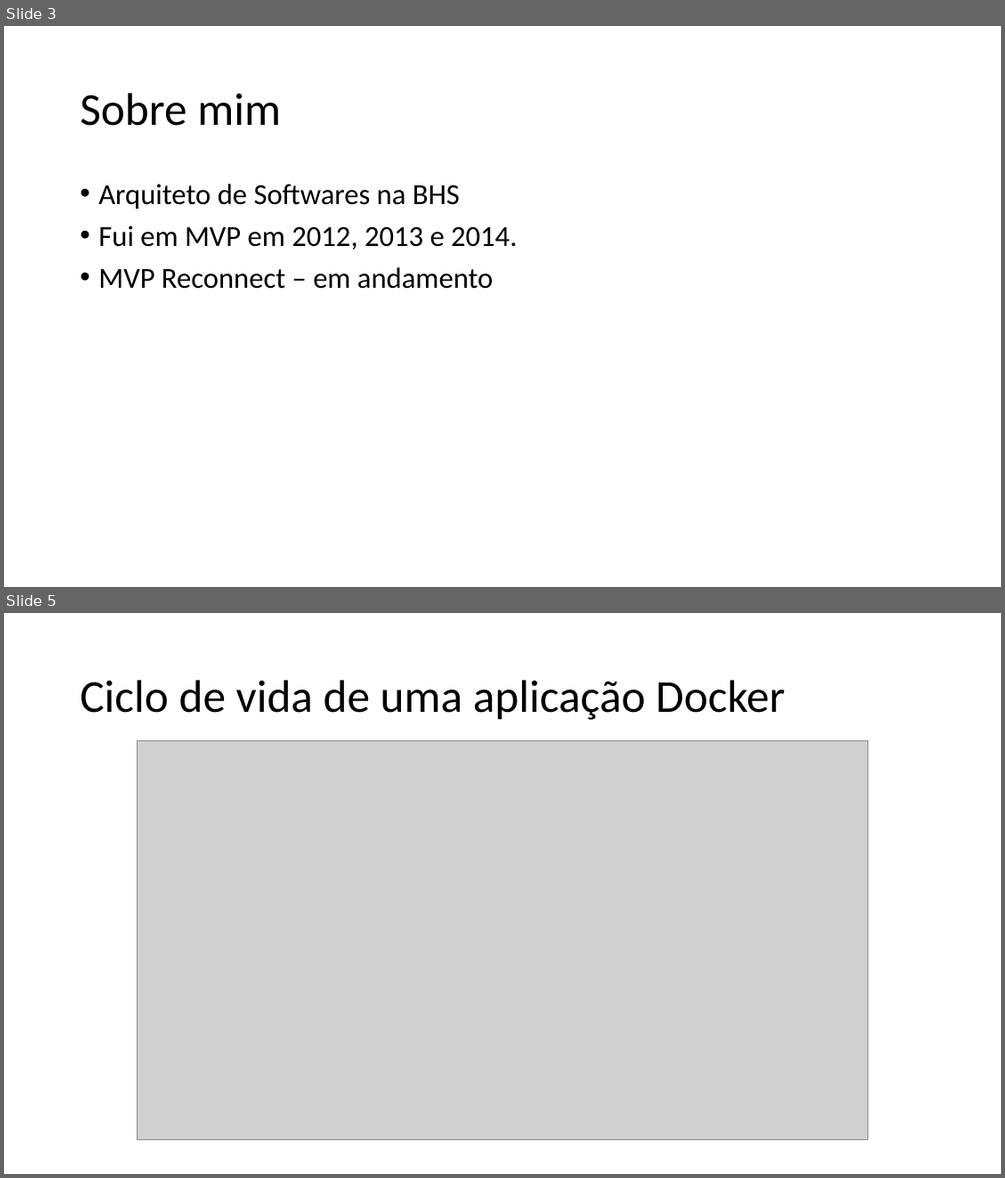
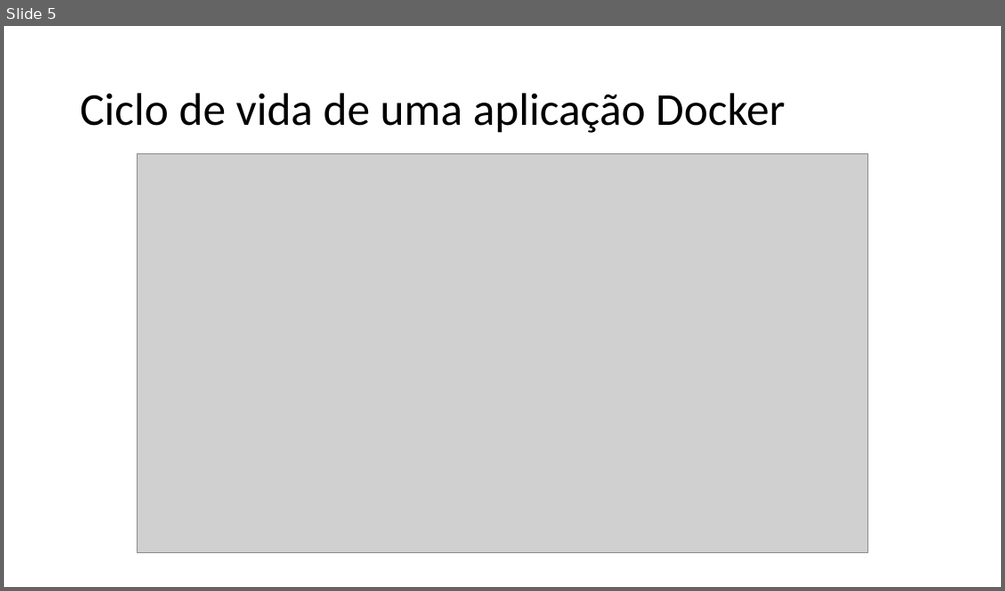
Before and after one commit to ivanpaulovich/azure-bootcamp, a slide deck: presentation/Utilize o VSO e publique imagens Docker.pptx. Shown one above the other, each under a label of ours: slides 3 and 5 before the commit, slide 5 after it; the slides between them are not shown. The pictures are 1005x1178 and 1005x591 pixels, drawn with LibreOffice and Linux fonts; fonts in the diff are those of the drawing; grey boxes stand for pictures. Boxes give left, top, right and bottom in pixels: in the first picture for what was removed or moved away, otherwise in the second. Text is boxed around its words. In the diff, an @@ line names an element or a change of style, - is before the commit and + after.

```diff
--- a/presentation/Utilize o VSO e publique imagens Docker.pptx
+++ b/presentation/Utilize o VSO e publique imagens Docker.pptx
@@ slide 3 removed at (x1=4, y1=26, x2=1001, y2=587), background #FFFFFF @@
@@ title removed at (x1=80, y1=93, x2=281, y2=126) @@
-Sobre mim
@@ text removed at (x1=98, y1=184, x2=517, y2=289) @@
-• Arquiteto de Softwares na BHS
-• Fui em MVP em 2012, 2013 e 2014.
-• MVP Reconnect – em andamento
```
Also in this commit, not shown: 4 slides changed, 1 slide added, 3 other files.
